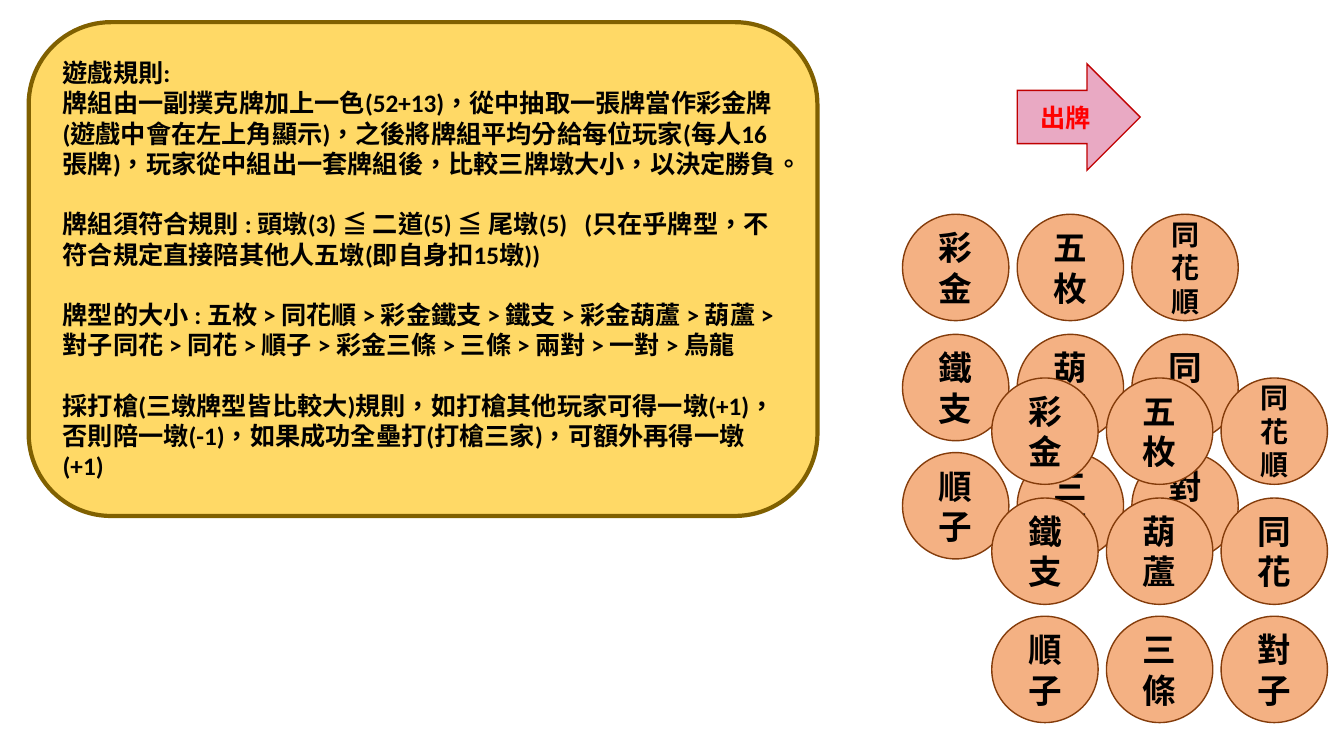
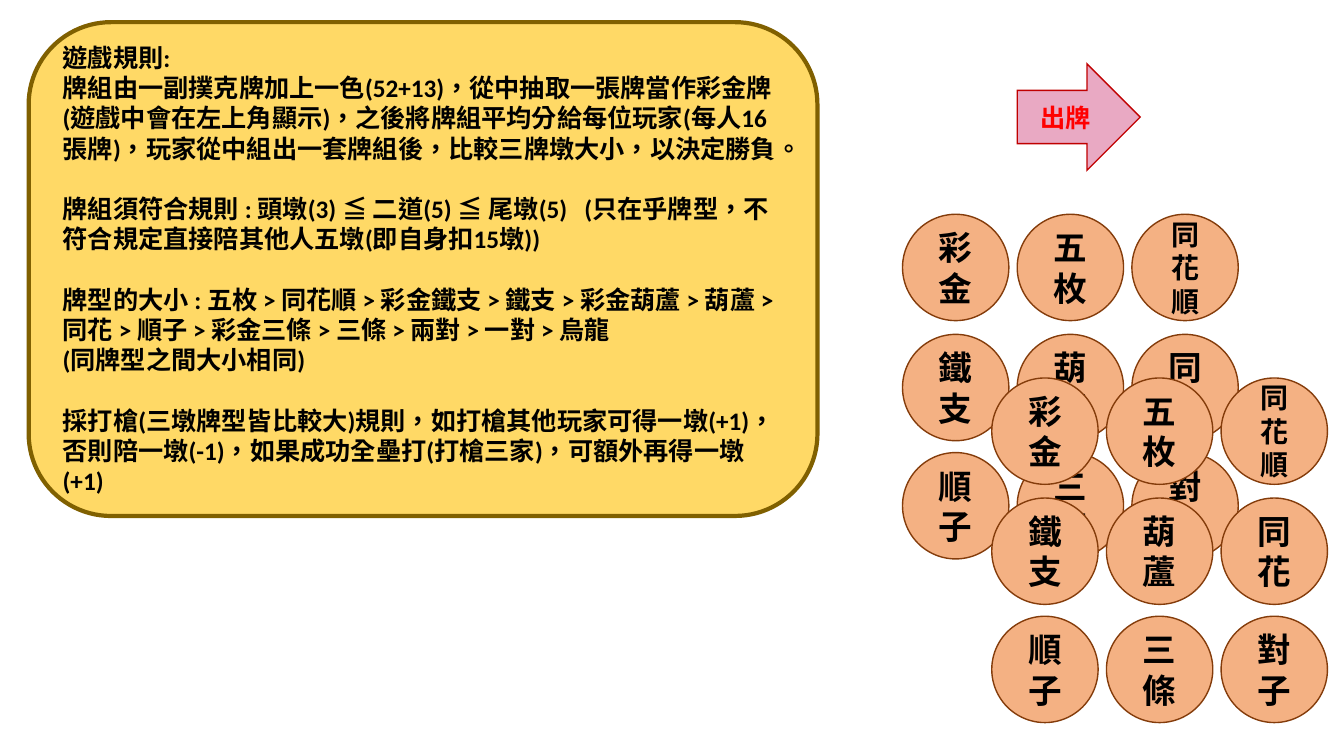
Before and after one commit to findketsuro/thirteen-branches, a slide deck: slide 1 of 圖片製作.pptx. Drawn at 1344x756 pixels with LibreOffice and Linux fonts; fonts in the diff are those of the drawing. Boxes give left, top, right and bottom in pixels: in the first picture for what was removed or moved away, otherwise in the second. Text is boxed around its words. In the diff, an @@ line names an element or a change of style, - is before the commit and + after.

```diff
--- a/圖片製作.pptx
+++ b/圖片製作.pptx
@@ text in rounded rectangle at <box>63,317,609,373</box>: text changed @@
-對子同花 > 同花 > 順子 > 彩金三條 > 三條 > 兩對 > 一對 > 烏龍
+同花 > 順子 > 彩金三條 > 三條 > 兩對 > 一對 > 烏龍
+(同牌型之間大小相同)
```
Also in this commit, not shown: 3 other files.
